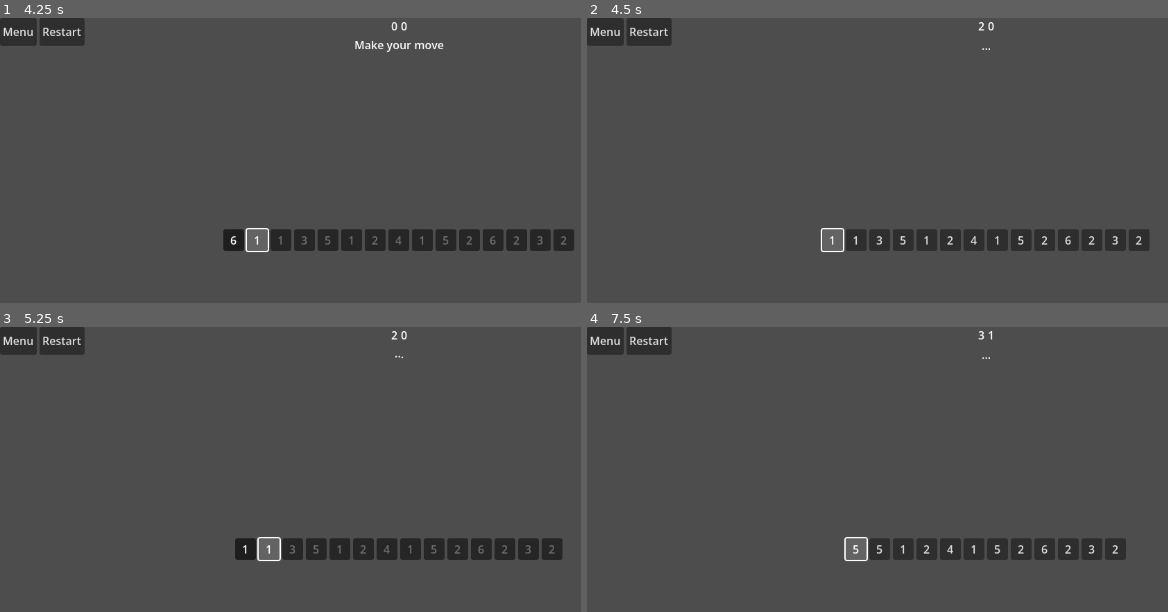
Above: before the commit, frames 1-4 (two rows, left to right).
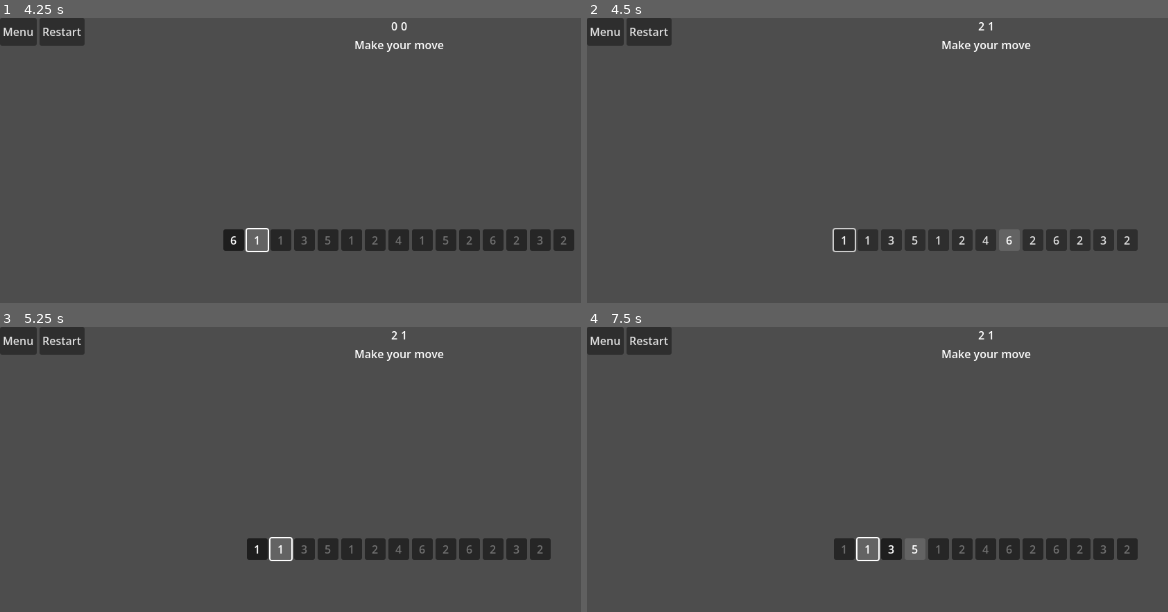
Above: after the commit, the same moments.

Repository: EriksErcums/MI_Pirmais_Praktiskais_Darbs_L2
Game: Godot game, scene res://Menu/Menu.tscn
Same seed, same stepped clock (60 frames per second), same inputs: the game is played once before the commit and once after it.
Inputs:
- Up to frame 1 (4.25 s): click "Play" at 0.5 s; click "Restart" at 1.25 s; click "Restart" at 2 s; click "Restart" at 2.75 s; click "6" at 3.5 s
- Up to frame 2 (4.5 s): click "1" at 4.25 s
- Up to frame 3 (5.25 s): click "1" at 5 s
- Up to frame 4 (7.5 s): click "1" at 5.75 s; click "2" at 6.5 s; click "3" at 7.25 s

Frame 1 is identical in both runs. In frame 2, 1.8% of the frame differs, in the area x 40-97%, y 1-83%; in frame 3, 1.7%; in frame 4, 1.9%, in the area x 42-95%, y 1-83%.

Commit message:
Minimax?

Diff:
--- a/Common/Algorithms.gd
+++ b/Common/Algorithms.gd
@@ -2,8 +2,53 @@
 # \/ remove when implemented
 @warning_ignore_start("unused_parameter")
 
+static func best_move(state: State, depth: int) -> Vector2i:
+	var best_score := -INF
+	var _best_move := Vector2i(-1, -1)
+
+	print("Board:", state.nums)
+
+	for i in range(state.nums.size() - 1):
+		var new_state := state.clone()
+		# Player 2 makes its move
+		new_state.process_turn(i, i + 1, false)
+		# Player 1 responds next
+		var score := minimax(new_state, depth - 1, false)
+
+		var a := state.nums[i]
+		var b := state.nums[i + 1]
+		print("Move ", i, "+", i+1, " (", a, "+", b, ") -> score:", score)
+
+		if score > best_score:
+			best_score = score
+			_best_move = Vector2i(i, i + 1)
+
+	print("Chosen move:", _best_move, " score:", best_score)
+	print("----------------------")
+	return _best_move
+
 static func minimax(state: State, depth: int, is_maxing: bool) -> int:
-	return 0
+	# Terminal state
+	if state.nums.size() <= 1 or depth == 0:
+		return state.eval()
+
+	# Is players 2 turn
+	if is_maxing:
+		var best = -INF
+		for i in range(state.nums.size() - 1):
+			var new_state : State = state.clone()
+			new_state.process_turn(i, i + 1, false) # False = player 2 acts
+			var score := minimax(new_state, depth - 1, false) # Player 1 next
+			best = max(best, score)
+		return best
+	else:
+		var best = INF
+		for i in range(state.nums.size() - 1):
+			var new_state : State = state.clone()
+			new_state.process_turn(i, i + 1, true) # True = player 1 acts
+			var score := minimax(new_state, depth - 1, true) # Player 2 next
+			best = min(best, score)
+		return best
 
 static func alphabeta(state: State, depth: int, alpha: int, beta: int, is_maxing: bool) -> int:
 	return 0
--- a/Common/State.gd
+++ b/Common/State.gd
@@ -21,8 +21,42 @@
 	else: nums[pos1] = sum
 	nums.remove_at(pos2)
 
-	if turn: p2_score += score
-	else: p1_score += score
+	if turn: p1_score += score
+	else: p2_score += score
 
+# Returns a score where higher is better for player 2(AI bot)
 func eval() -> int:
-	return p2_score - p1_score
+	var score := (p2_score - p1_score) * 100
+
+	for i in range(nums.size() - 1):
+		var sum := nums[i] + nums[i + 1]
+
+		if sum == 7:
+			score += 25
+		elif sum == 6 or sum == 8:
+			score += 8
+		elif sum == 5 or sum == 9:
+			score += 3
+
+		var result := sum
+		if result > 6:
+			result -= 6
+
+		if result == 3 or result == 4:
+			score += 2
+
+	var sevens := 0
+	for i in range(nums.size() - 1):
+		if nums[i] + nums[i+1] == 7:
+			sevens += 1
+	score += sevens * 20
+
+	score += (15 - nums.size())
+	return score
+
+func clone() -> State:
+	var s := State.new()
+	s.nums = nums.duplicate()
+	s.p1_score = p1_score
+	s.p2_score = p2_score
+	return s
--- a/Game/GameLoop.gd
+++ b/Game/GameLoop.gd
@@ -69,9 +69,10 @@
 		# Bot turn
 		lb_flavor.text = P2_TURN_STR
 		# \/ remove this when bot is implemented
-		cells[0].grab_focus()
+		#cells[0].grab_focus()
+		call_deferred("_bot_move")
 		# Block the gameboard and make the bot move
-	turn = !turn
+	#turn = !turn
 
 func finish_game() -> void:
 	finished.emit(state.p1_score > state.p2_score)
@@ -154,4 +155,21 @@
 		cell1.right = cells[right_id]
 		cells[right_id].left = cell1
 
-	assign_turn()
+	turn = !turn
+	if cells.size() == 1:
+		finish_game()
+	else:
+		assign_turn()
+
+func _bot_move() -> void:
+	if cells.size() <= 1:
+		finish_game()
+		return
+
+	var move := Algorithms.best_move(state, 4)
+
+	if move.x == -1:
+		_pop_cell()
+		return
+
+	_pop_cells(cells[move.x], cells[move.y])
